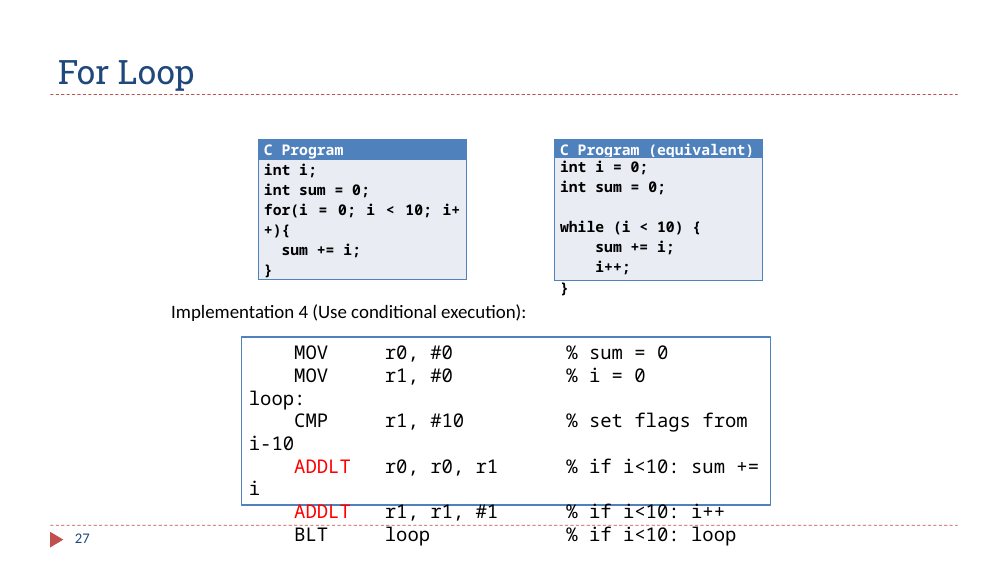
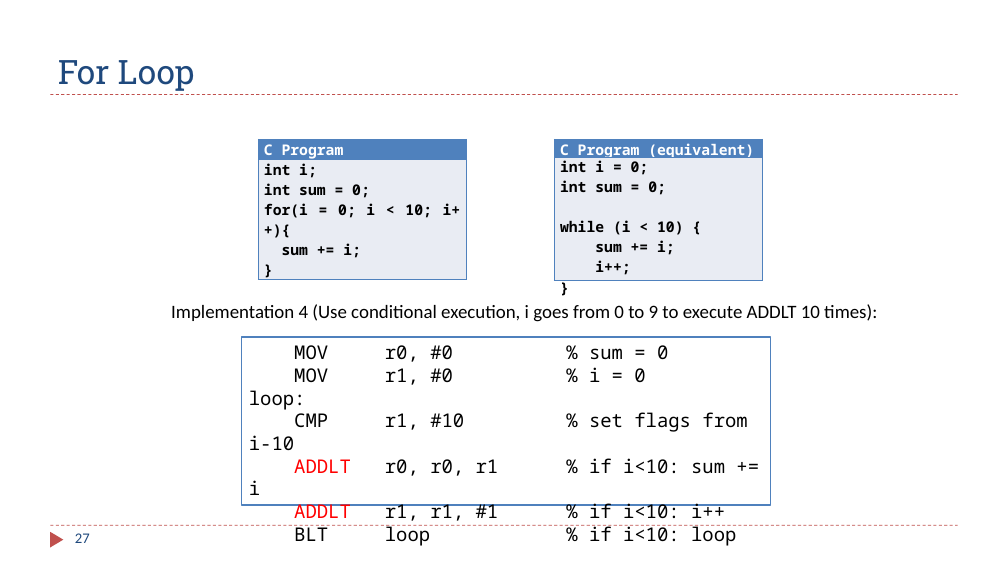
Before and after one commit to guhofstra/CSC111Sp26, a slide deck: slide 27 of PPTs/Ch6_ARM_Control_Flow.pptx. Drawn at 1008x567 pixels with LibreOffice and Linux fonts; fonts in the diff are those of the drawing. Boxes give left, top, right and bottom in pixels: in the first picture for what was removed or moved away, otherwise in the second. Text is boxed around its words. In the diff, an @@ line names an element or a change of style, - is before the commit and + after.

```diff
--- a/PPTs/Ch6_ARM_Control_Flow.pptx
+++ b/PPTs/Ch6_ARM_Control_Flow.pptx
@@ text at (x1=171, y1=304, x2=877, y2=322): text changed @@
-Implementation 4 (Use conditional execution):
+Implementation 4 (Use conditional execution, i goes from 0 to 9 to execute ADDLT 10 times):
```
Also in this commit, not shown: 11 other slides changed, 1 slide added, 1 other file.
